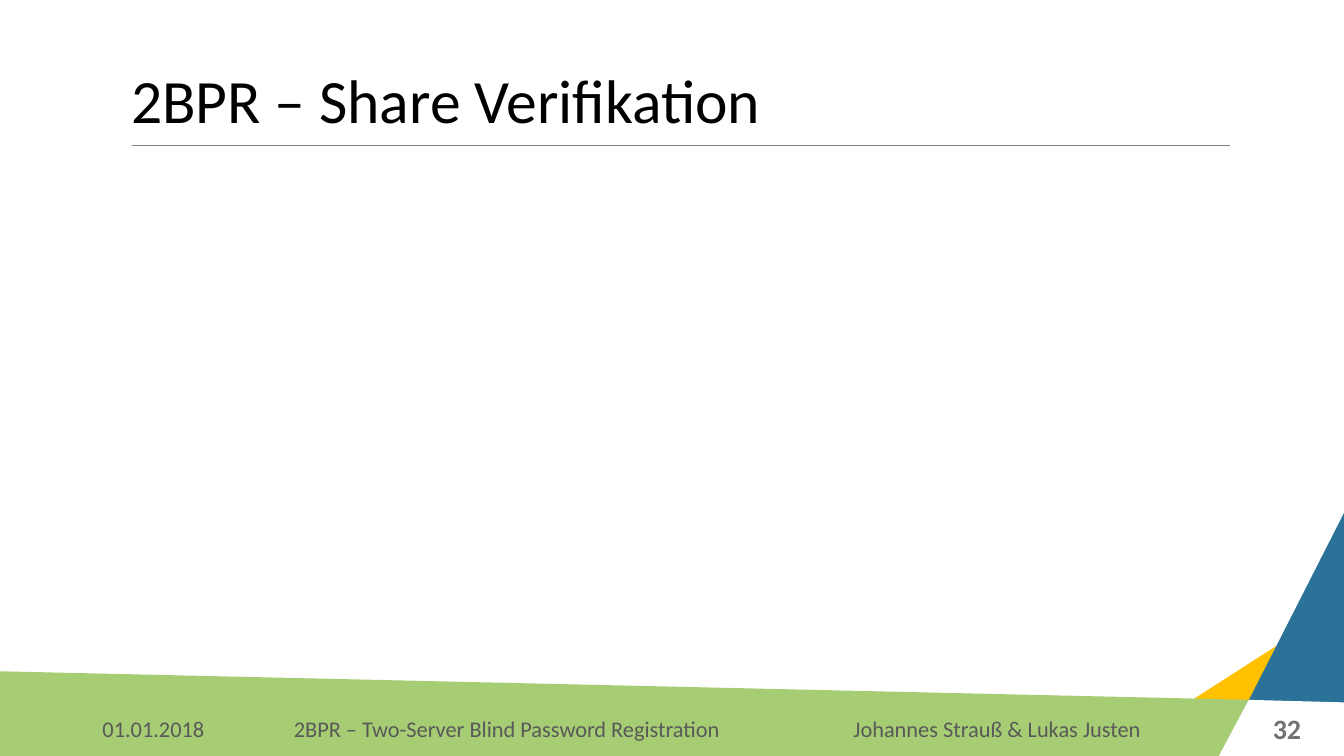
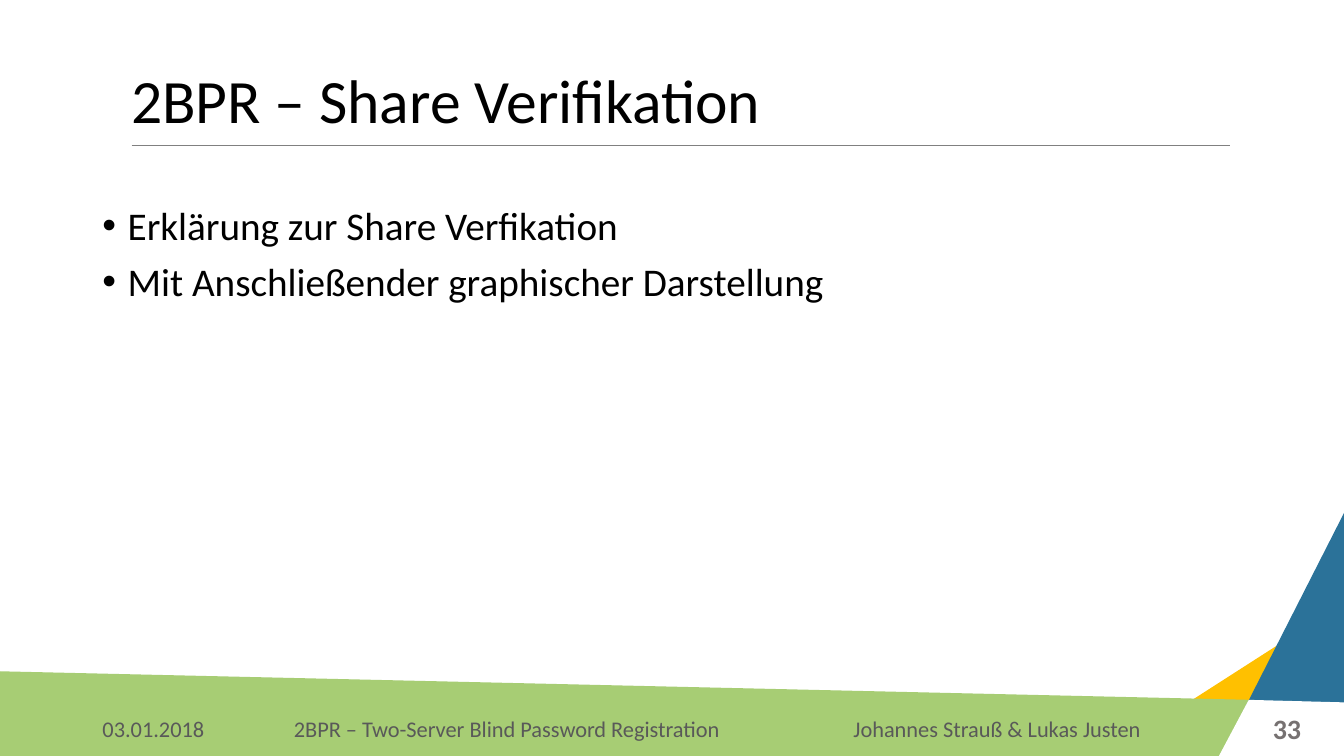
Before and after one commit to Lukas-Justen/IT-Security-2BPR, a slide deck: slide 33 of 2BPR.pptx (slide 32 before the commit). Drawn at 1344x756 pixels with LibreOffice and Linux fonts; fonts in the diff are those of the drawing; background and template pictures are left out. Boxes give left, top, right and bottom in pixels: in the first picture for what was removed or moved away, otherwise in the second. Text is boxed around its words. In the diff, an @@ line names an element or a change of style, - is before the commit and + after.

```diff
--- a/2BPR.pptx
+++ b/2BPR.pptx
@@ text added at (128,212,823,303), 28 pt, text #000000 @@
+• Erklärung zur Share Verfikation
+• Mit Anschließender graphischer Darstellung
@@ text at (102,722,204,737): text changed @@
-01.01.2018
+03.01.2018
@@ page number at (1273,720,1301,739): text changed @@
-32
+33
```
Also in this commit, not shown: 35 other slides changed, 7 slides added, 1 other file.
